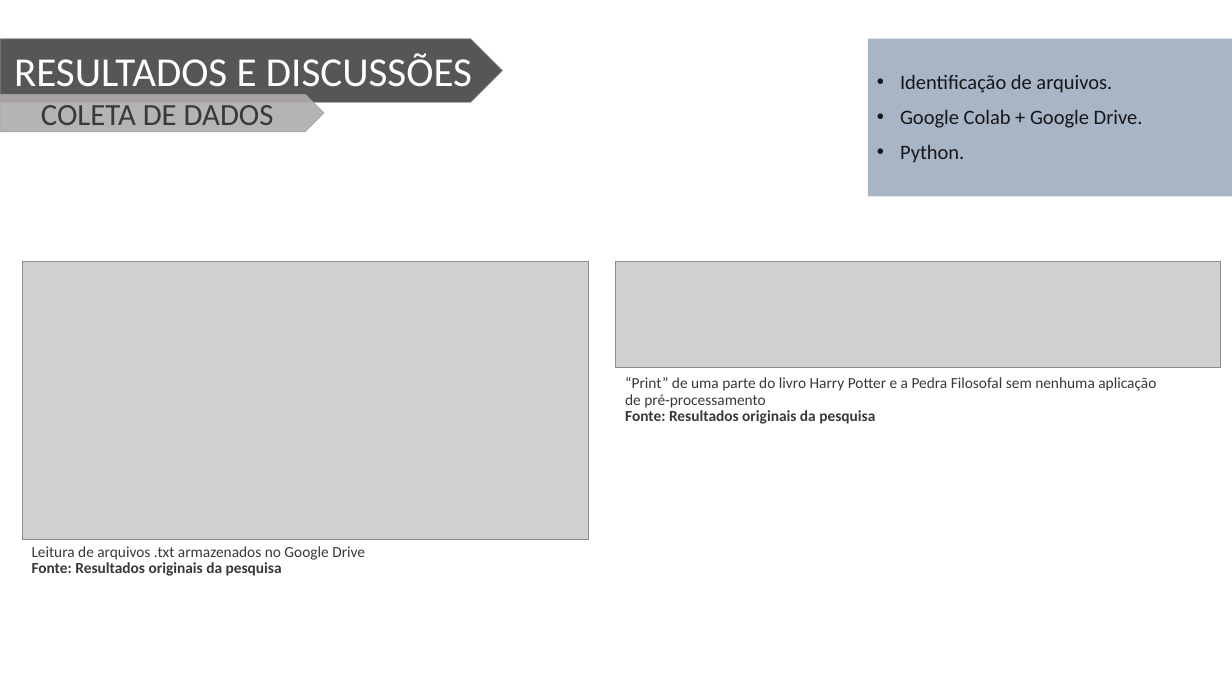
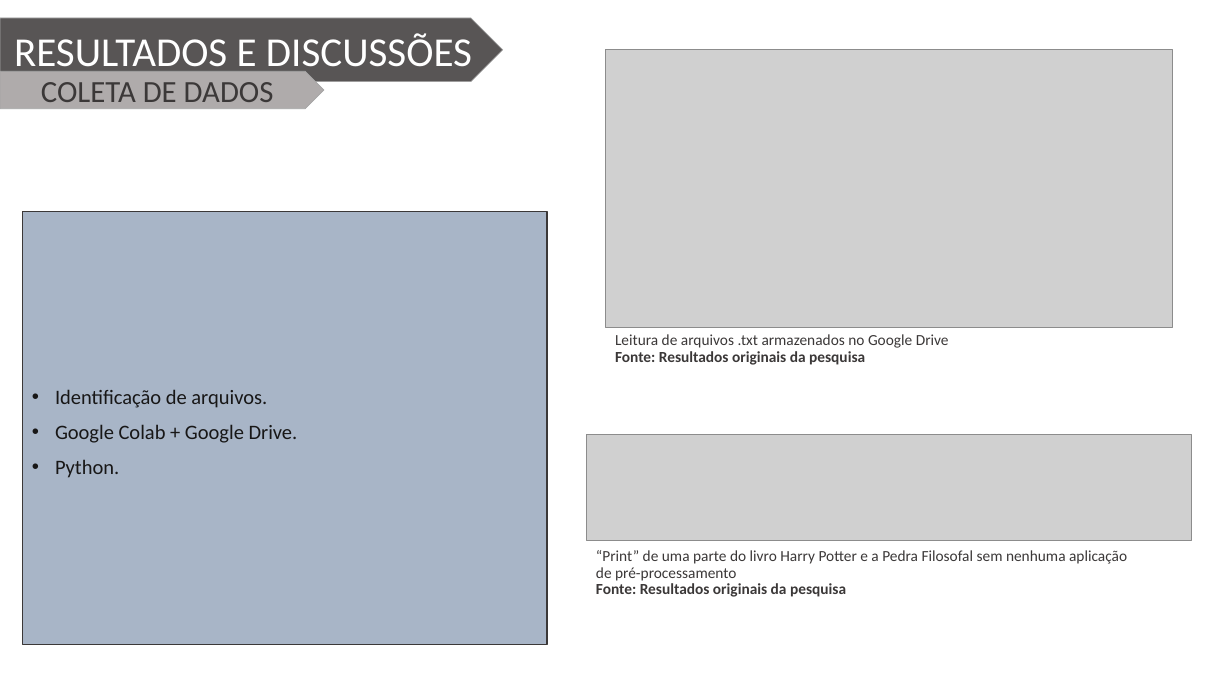
Before and after one commit to Wiryco/Natural-Language-Analysis-And-Processing, a slide deck: slide 7 of Apresentação/Apresentação TCC - Vinícius Andrade Lopes.pptx. Drawn at 1232x693 pixels with LibreOffice and Linux fonts; fonts in the diff are those of the drawing; grey boxes stand for pictures; background and template pictures are left out. Boxes give left, top, right and bottom in pixels: in the first picture for what was removed or moved away, otherwise in the second. Text is boxed around its words. In the diff, an @@ line names an element or a change of style, - is before the commit and + after.

```diff
--- a/Apresentação/Apresentação TCC - Vinícius Andrade Lopes.pptx
+++ b/Apresentação/Apresentação TCC - Vinícius Andrade Lopes.pptx
@@ pentagon arrow "RESULTADOS E DISCUSSÕES": place and size @@
-pentagon arrow "RESULTADOS E DISCUSSÕES" at <box>0,39,503,103</box>
+pentagon arrow "RESULTADOS E DISCUSSÕES" at <box>0,18,503,81</box>
@@ picture: place and size @@
-picture at <box>22,262,589,540</box>
+picture at <box>606,50,1173,328</box>
@@ pentagon arrow "COLETA DE DADOS": place and size @@
-pentagon arrow "COLETA DE DADOS" at <box>0,94,324,132</box>
+pentagon arrow "COLETA DE DADOS" at <box>0,71,324,109</box>
@@ pentagon arrow "COLETA DE DADOS" at <box>0,71,324,109</box>: fill #AFABAB at 90% opacity to #AFABAB @@
@@ rectangle "Identificação de arquivos.": place and size @@
-rectangle "Identificação de arquivos." at <box>868,39,1232,197</box>
+rectangle "Identificação de arquivos." at <box>23,212,547,645</box>
@@ rectangle "Identificação de arquivos." at <box>23,212,547,645</box>: outline none to #3B3838 1 pt @@
@@ text "Leitura de arquivos .txt armazenados ...": place and size @@
-text "Leitura de arquivos .txt armazenados ..." at <box>32,546,365,576</box>
+text "Leitura de arquivos .txt armazenados ..." at <box>615,334,949,365</box>
@@ picture: place and size @@
-picture at <box>616,262,1221,368</box>
+picture at <box>587,434,1191,541</box>
@@ text "“Print” de uma parte do ...": place and size @@
-text "“Print” de uma parte do ..." at <box>625,377,1156,424</box>
+text "“Print” de uma parte do ..." at <box>596,550,1127,597</box>
```
Also in this commit, not shown: 10 other slides changed.
